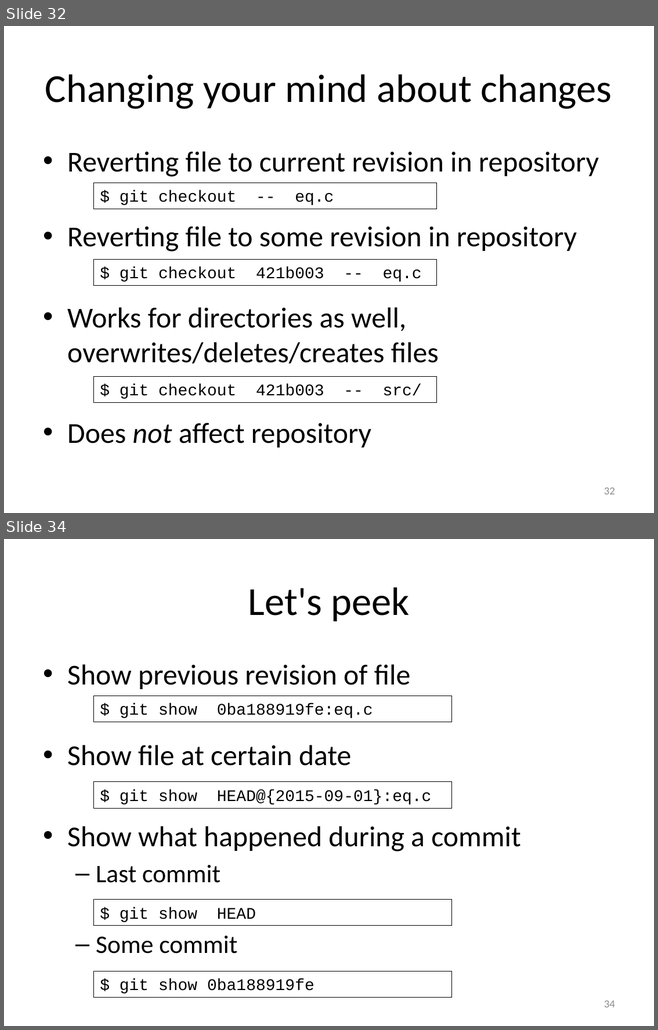
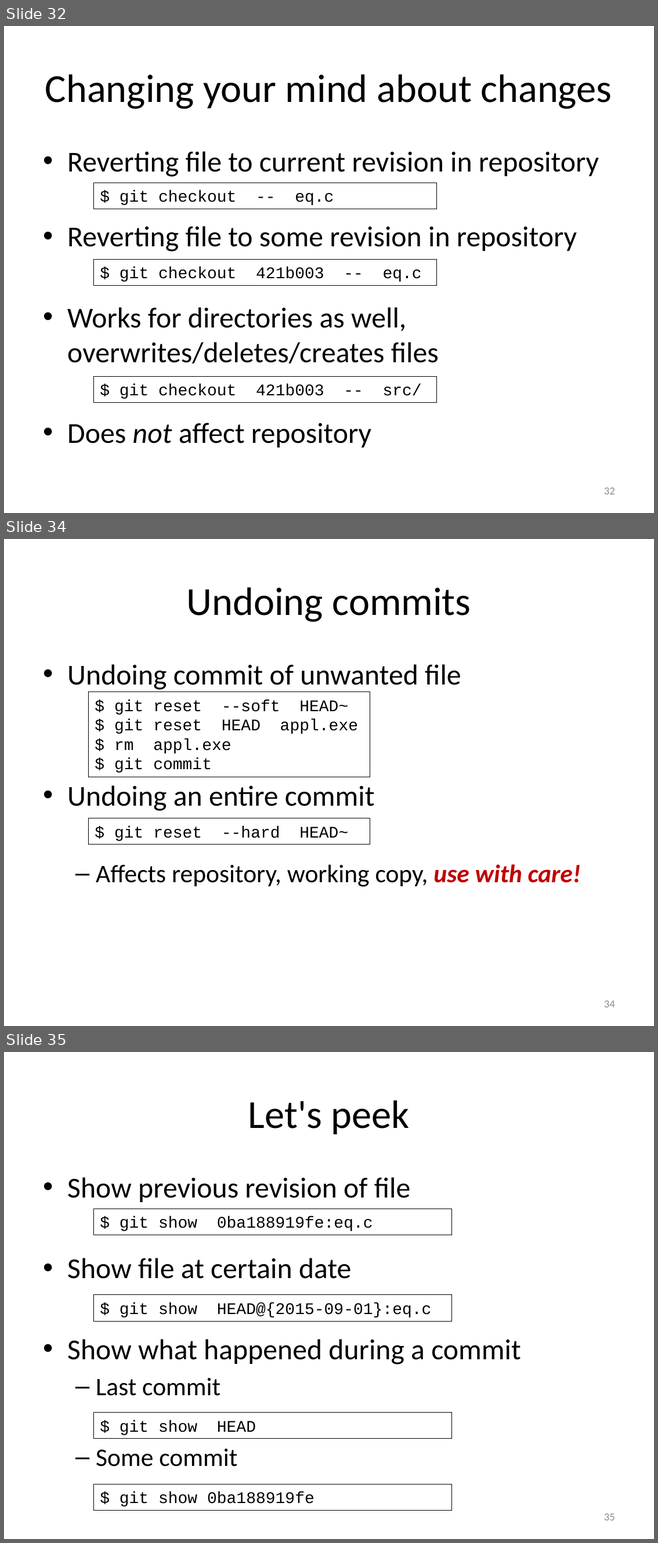
Before and after one commit to gjbex/training-material, a slide deck: LinuxTools/VersionControl/version_control_git.pptx. Shown one above the other, each under a label of ours: slides 32 and 34 before the commit, slides 32, 34 and 35 after it; the slides between them are not shown. The pictures are 658x1030 and 658x1543 pixels, drawn with LibreOffice and Linux fonts; fonts in the diff are those of the drawing. Boxes give left, top, right and bottom in pixels: in the first picture for what was removed or moved away, otherwise in the second. Text is boxed around its words. In the diff, an @@ line names an element or a change of style, - is before the commit and + after.

Commit message:
Add slide on modifying commits

```diff
--- a/LinuxTools/VersionControl/version_control_git.pptx
+++ b/LinuxTools/VersionControl/version_control_git.pptx
@@ slide 34 added at [4, 539, 654, 1026], background #FFFFFF @@
@@ title added at [187, 587, 471, 622], 44 pt, text #000000 @@
+Undoing commits
@@ text added at [67, 664, 581, 887], 32 pt, text #000000 @@
+• Undoing commit of unwanted file
+• Undoing an entire commit
+  – Affects repository, working copy, use with care!
@@ rectangle added at [89, 692, 370, 777], outline #000000 0.75 pt, 18 pt, text #000000 @@
+$ git reset --soft HEAD~
+$ git reset HEAD appl.exe
+$ rm appl.exe
+$ git commit
@@ rectangle added at [89, 819, 370, 844], outline #000000 0.75 pt, 18 pt, text #000000 @@
+$ git reset --hard HEAD~
@@ page number added at [604, 1001, 615, 1008], 12 pt, text #8C8C8C @@
+34
@@ what was slide 34 is now slide 35 @@
@@ page number at [604, 1514, 615, 1521]: text changed @@
-34
+35
```
Also in this commit, not shown: 1 slide changed.
